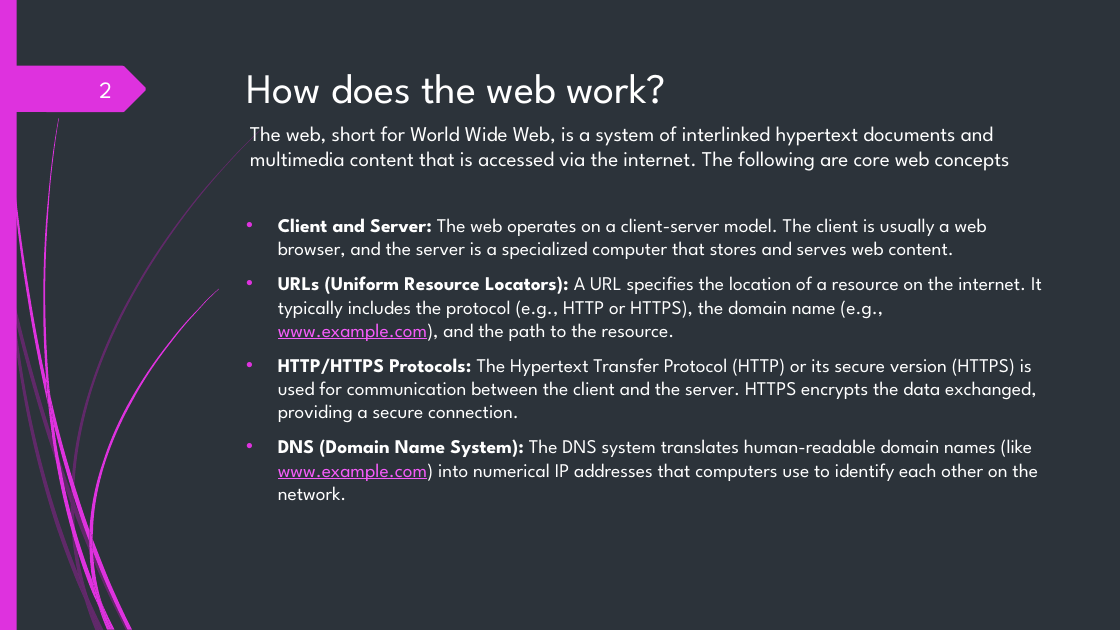
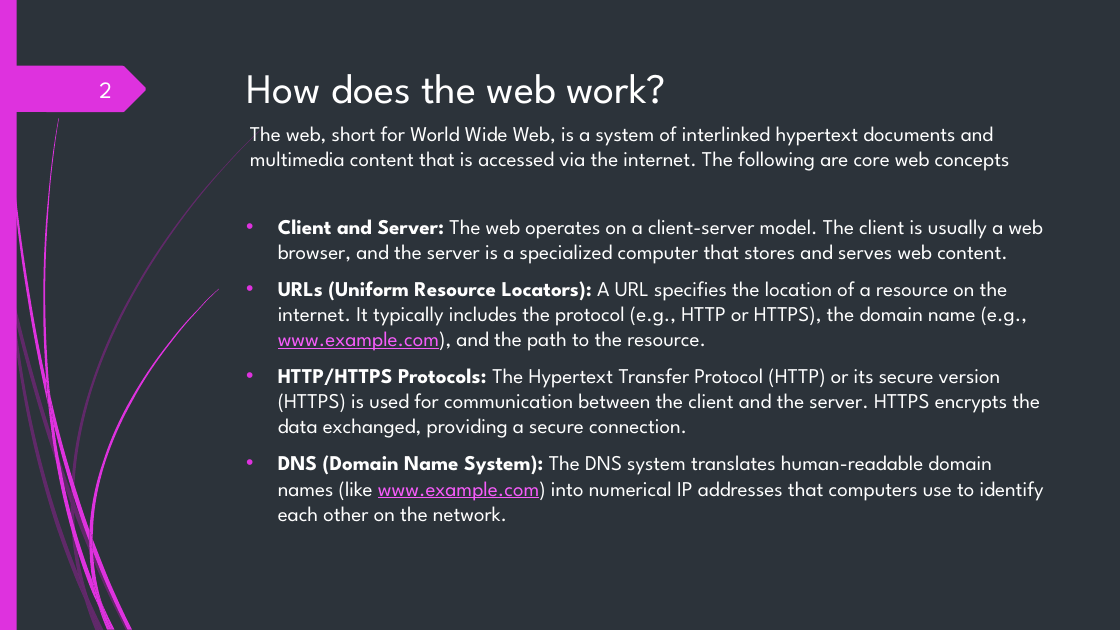
Before and after one commit to godwinoluyomi/GoMyCode1, a slide deck: slide 2 of Web Fundamentals Project.pptx. Drawn at 1120x630 pixels with LibreOffice and Linux fonts; fonts in the diff are those of the drawing. Boxes give left, top, right and bottom in pixels: in the first picture for what was removed or moved away, otherwise in the second. Text is boxed around its words. In the diff, an @@ line names an element or a change of style, - is before the commit and + after.

Commit message:
Powerpoint Slide is Added

```diff
--- a/Web Fundamentals Project.pptx
+++ b/Web Fundamentals Project.pptx
@@ text "Client and Server: The web ..." at (278, 219, 1044, 522): size 16.6 to 18 pt @@
```
